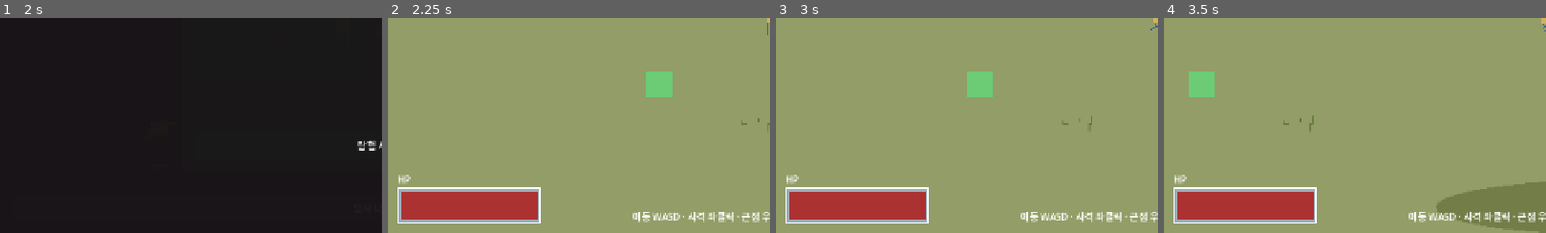
Above: before the commit, frames 1-4 (left to right).
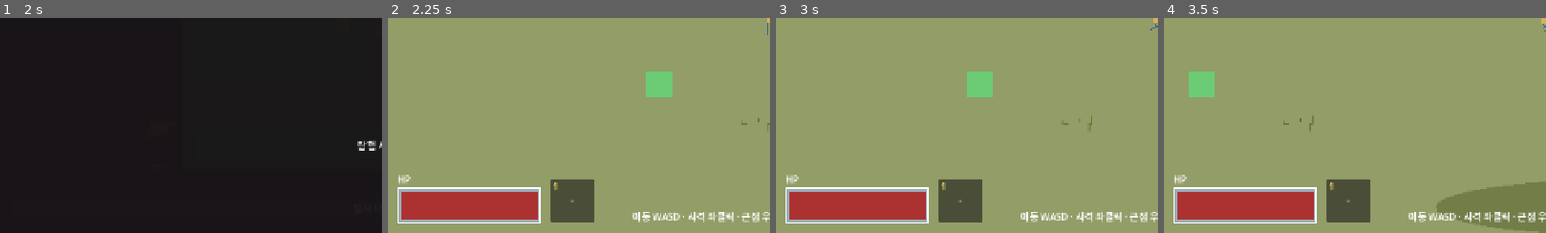
Above: after the commit, the same moments.

Repository: HomilBBANG/rt_Hilling_Game
Game: Godot game, scene res://scenes/ui/lobby.tscn
Two runs of this game, one before a commit and one after it. Both use one fixed random seed, a clock stepped at 60 frames per second and the inputs below.
Inputs (mouse positions are % of the whole screen's width and height, from its top left):
- Up to frame 1 (2 s): click "새 게임" at 0.5 s; click "탐사 나가기 →" at 1.25 s
- Up to frame 2 (2.25 s): click "탐험 시작 →" at 2 s
- Up to frame 3 (3 s): tap Enter at 2.75 s; move the mouse to (72, 45) at 2.77 s; hold D from 2.78 s (still down); hold 1 from 2.78 s (still down); click (72, 45) at 2.92 s
- Up to frame 4 (3.5 s): keep holding D; keep holding 1
The pictures show only the part of the screen within x 0-50%, y 50-100%; the shares and areas given below are measured in that part.

Frame 1 is identical in both runs. In frame 2, 2.3% of the frame differs, in the area x 42-54%, y 75-96%; in frame 3, 2.3%; in frame 4, 2.3%.

Commit message:
회복 아이템 퀵슬롯(숫자 1) + 체력 바 우측 표시
- GameManager.quick_slot: 등록된 회복 아이템 id(세이브 연동)
- 인벤토리 우클릭 메뉴에 '퀵슬롯 등록'(소비 아이템만) → 1번 등록
- 탐험 HUD 체력 바 우측에 퀵슬롯(키'1'+아이템명+수량) 표시
- 탐험 중 숫자 1 → 등록 아이템 즉시 사용(보유+체력 여유 시 회복)

Co-Authored-By: Claude Opus 4.8 <noreply@anthropic.com>

Diff:
--- a/autoload/game_manager.gd
+++ b/autoload/game_manager.gd
@@ -23,6 +23,8 @@
 var current_region_id: String = "ruins"
 ## 토큰 재화(밤 급식 성공 보상). 추후 업그레이드 등에 사용.
 var tokens: int = 0
+## 퀵슬롯(숫자 1)에 등록된 회복 아이템 id. 탐험 중 1키로 즉시 사용.
+var quick_slot: String = ""
 
 const _SCENES := {
 	Step.MORNING_PREP: "res://scenes/phases/morning_prep.tscn",
@@ -45,6 +47,7 @@
 func start_new_game() -> void:
 	day = 1
 	tokens = 0
+	quick_slot = ""
 	run_inventory.clear()
 	storage.clear()
 	# 매니저 상태를 기본값으로 초기화(이전 세션 잔존 방지).
@@ -64,6 +67,7 @@
 		return
 	day = int(data.get("day", 1))
 	tokens = int(data.get("tokens", 0))
+	quick_slot = String(data.get("quick_slot", ""))
 	BelamiManager.from_dict(data.get("belami", {}))
 	WeaponManager.from_dict(data.get("weapons", {}))
 	PlayerStats.from_dict(data.get("player_stats", {}))
@@ -213,6 +217,7 @@
 		"day": day,
 		"phase": phase,
 		"tokens": tokens,
+		"quick_slot": quick_slot,
 		"belami": BelamiManager.to_dict(),
 		"player": {}, # TODO: 외형 커스터마이징 상태
 		"player_stats": PlayerStats.to_dict(),
--- a/scenes/phases/scavenge.tscn
+++ b/scenes/phases/scavenge.tscn
@@ -203,3 +203,47 @@
 offset_bottom = -78.0
 grow_vertical = 0
 text = "HP"
+
+[node name="QuickSlot" type="Panel" parent="HUD/Root"]
+layout_mode = 1
+anchors_preset = 2
+anchor_top = 1.0
+anchor_bottom = 1.0
+offset_left = 272.0
+offset_top = -90.0
+offset_right = 346.0
+offset_bottom = -18.0
+grow_vertical = 0
+
+[node name="QSKey" type="Label" parent="HUD/Root/QuickSlot"]
+offset_left = 4.0
+offset_top = 1.0
+offset_right = 22.0
+offset_bottom = 22.0
+theme_override_colors/font_color = Color(1, 0.9, 0.4, 1)
+text = "1"
+
+[node name="QSItem" type="Label" parent="HUD/Root/QuickSlot"]
+layout_mode = 1
+anchors_preset = 15
+anchor_right = 1.0
+anchor_bottom = 1.0
+horizontal_alignment = 1
+vertical_alignment = 1
+autowrap_mode = 2
+text = "-"
+
+[node name="QSCount" type="Label" parent="HUD/Root/QuickSlot"]
+layout_mode = 1
+anchors_preset = 3
+anchor_left = 1.0
+anchor_top = 1.0
+anchor_right = 1.0
+anchor_bottom = 1.0
+offset_left = -32.0
+offset_top = -22.0
+offset_right = -3.0
+offset_bottom = -2.0
+horizontal_alignment = 2
+vertical_alignment = 2
+text = ""
--- a/scripts/phases/scavenge.gd
+++ b/scripts/phases/scavenge.gd
@@ -25,6 +25,7 @@
 var _in_exit := false
 var _returning := false
 var _overweight_t := 0.0 # >0 이면 '무게 초과' 경고 표시 시간
+var _key1_was_down := false # 퀵슬롯(1) 엣지 감지
 var _overweight_label: Label = null # 플레이어 머리 위 '너무 무거워'
 
 @onready var _time_label: Label = $HUD/Root/Stats/TimeLabel
@@ -32,6 +33,8 @@
 @onready var _ammo_label: Label = $HUD/Root/Stats/AmmoLabel
 @onready var _loot_label: Label = $HUD/Root/Stats/LootLabel
 @onready var _hp_bar: TextureProgressBar = $HUD/Root/HpBar
+@onready var _qs_item: Label = $HUD/Root/QuickSlot/QSItem
+@onready var _qs_count: Label = $HUD/Root/QuickSlot/QSCount
 
 
 func _ready() -> void:
@@ -134,6 +137,10 @@
 	if _in_exit and (Input.is_physical_key_pressed(KEY_E) or Input.is_physical_key_pressed(KEY_ENTER)):
 		_finish(false)
 		return
+	var k1 := Input.is_physical_key_pressed(KEY_1)
+	if k1 and not _key1_was_down: # 퀵슬롯 즉시 사용
+		_use_quick_slot()
+	_key1_was_down = k1
 	_update_hud()
 
 
@@ -223,6 +230,33 @@
 	if _overweight_t > 0.0:
 		weight_txt += "  (가방 가득!)"
 	_loot_label.text = "채집: %s · %s" % [_loot_summary(), weight_txt]
+	_update_quick_slot_hud()
+
+
+func _update_quick_slot_hud() -> void:
+	var qid := GameManager.quick_slot
+	if qid == "":
+		_qs_item.text = "-"
+		_qs_count.text = ""
+	else:
+		_qs_item.text = ItemDB.display_name(qid)
+		_qs_count.text = "×%d" % int(GameManager.run_inventory.get(qid, 0))
+
+
+## 퀵슬롯(1) 즉시 사용 — 등록된 회복 아이템으로 체력 회복(보유+체력 여유 있을 때).
+func _use_quick_slot() -> void:
+	var id := GameManager.quick_slot
+	if id == "" or not ItemDB.is_consumable(id):
+		return
+	if int(GameManager.run_inventory.get(id, 0)) <= 0:
+		return
+	if _player == null or not is_instance_valid(_player):
+		return
+	if _player.stamina >= _player.max_stamina:
+		return
+	_player.stamina = minf(_player.max_stamina, _player.stamina + float(ItemDB.heal_amount(id)))
+	GameManager.remove_item(id, 1)
+	_update_hud()
 
 
 func _update_overweight_label() -> void:
--- a/scripts/ui/hud.gd
+++ b/scripts/ui/hud.gd
@@ -23,6 +23,7 @@
 # 우클릭 컨텍스트 메뉴 + 버리기 수량 다이얼로그(코드로 구성).
 var _ctx_panel: PanelContainer = null
 var _ctx_use_btn: Button = null
+var _ctx_quick_btn: Button = null
 var _ctx_drop_btn: Button = null
 var _ctx_item := ""
 var _ctx_count := 0
@@ -53,12 +54,15 @@
 	_ctx_panel.visible = false
 	var cvb := VBoxContainer.new()
 	_ctx_use_btn = _menu_button("사용하기")
+	_ctx_quick_btn = _menu_button("퀵슬롯 등록")
 	_ctx_drop_btn = _menu_button("버리기")
 	cvb.add_child(_ctx_use_btn)
+	cvb.add_child(_ctx_quick_btn)
 	cvb.add_child(_ctx_drop_btn)
 	_ctx_panel.add_child(cvb)
 	_inventory.add_child(_ctx_panel)
 	_ctx_use_btn.pressed.connect(_on_ctx_use)
+	_ctx_quick_btn.pressed.connect(_on_ctx_quick)
 	_ctx_drop_btn.pressed.connect(_on_ctx_drop)
 
 	_drop_dialog = Control.new()
@@ -245,6 +249,7 @@
 	_ctx_item = item_id
 	_ctx_count = count
 	_ctx_use_btn.visible = ItemDB.is_consumable(item_id) # 소비 아이템만 '사용하기'
+	_ctx_quick_btn.visible = ItemDB.is_consumable(item_id) # 회복 아이템만 퀵슬롯 등록
 	_ctx_panel.position = pos
 	_ctx_panel.visible = true
 	_drop_dialog.visible = false
@@ -258,6 +263,12 @@
 func _on_ctx_use() -> void:
 	_ctx_panel.visible = false
 	_use_item(_ctx_item)
+
+
+func _on_ctx_quick() -> void:
+	_ctx_panel.visible = false
+	GameManager.quick_slot = _ctx_item # 퀵슬롯(1번)에 등록
+	_flash("%s 을(를) 퀵슬롯 1에 등록" % ItemDB.display_name(_ctx_item))
 
 
 func _on_ctx_drop() -> void:
